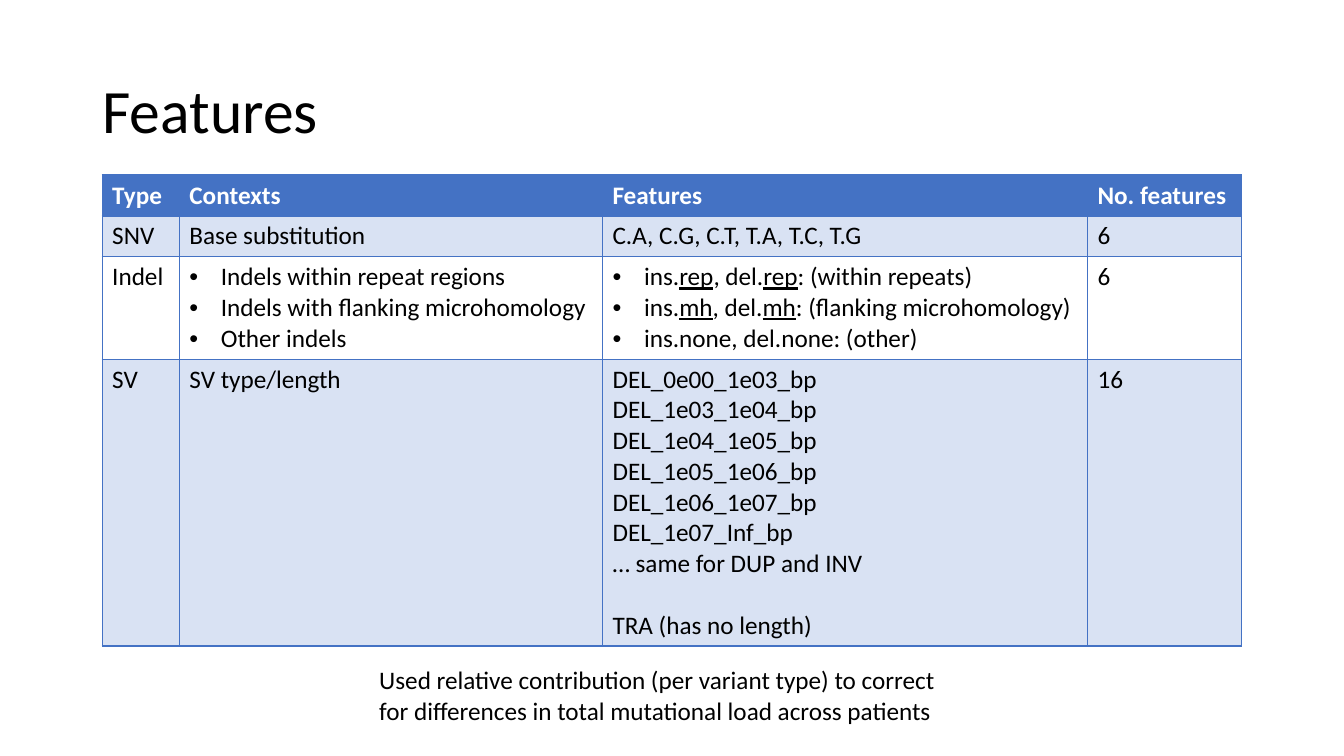
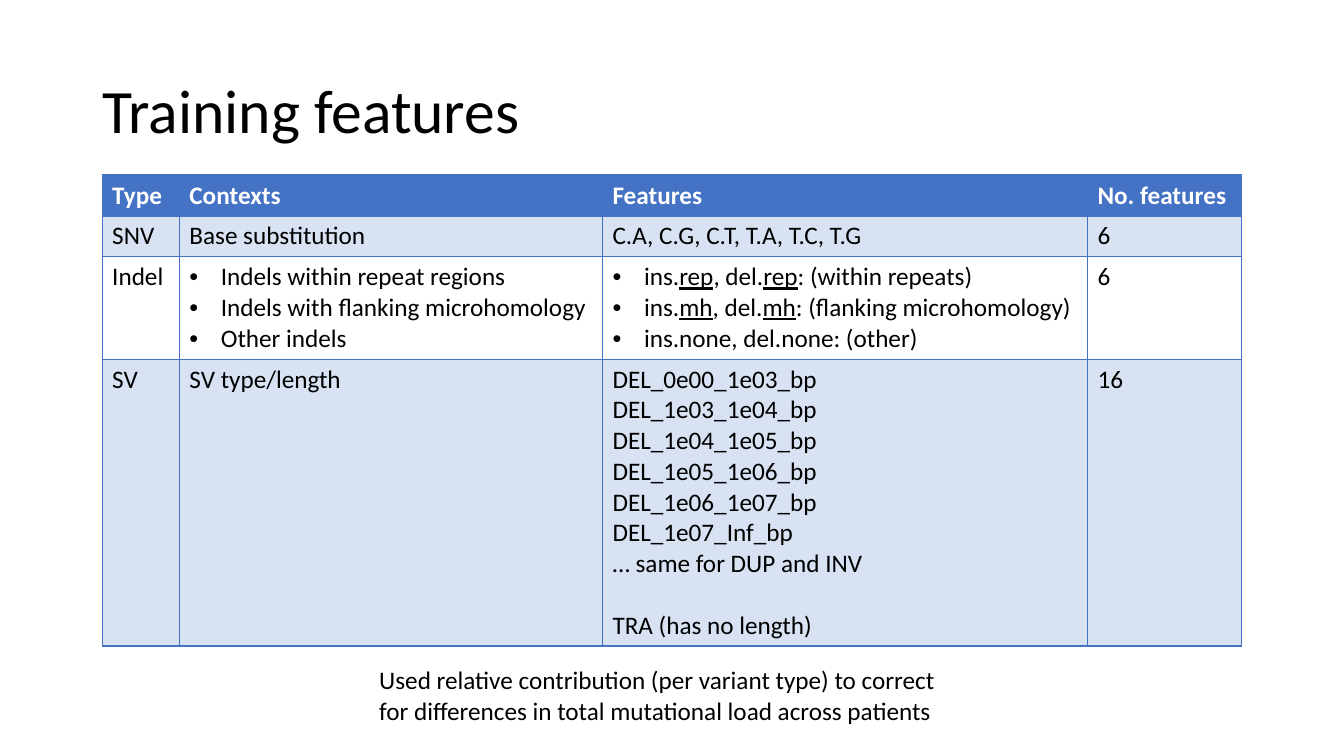
Before and after one commit to UMCUGenetics/CHORD, a slide deck: slide 4 of info/chord_training_and_perf.pptx (slide 5 before the commit). Drawn at 1344x756 pixels with LibreOffice and Linux fonts; fonts in the diff are those of the drawing. Boxes give left, top, right and bottom in pixels: in the first picture for what was removed or moved away, otherwise in the second. Text is boxed around its words. In the diff, an @@ line names an element or a change of style, - is before the commit and + after.

Commit message:
Clarified training features slide

```diff
--- a/info/chord_training_and_perf.pptx
+++ b/info/chord_training_and_perf.pptx
@@ title at bbox=[102, 90, 519, 144]: text changed @@
-Features
+Training features
```
Also in this commit, not shown: 1 other file.
